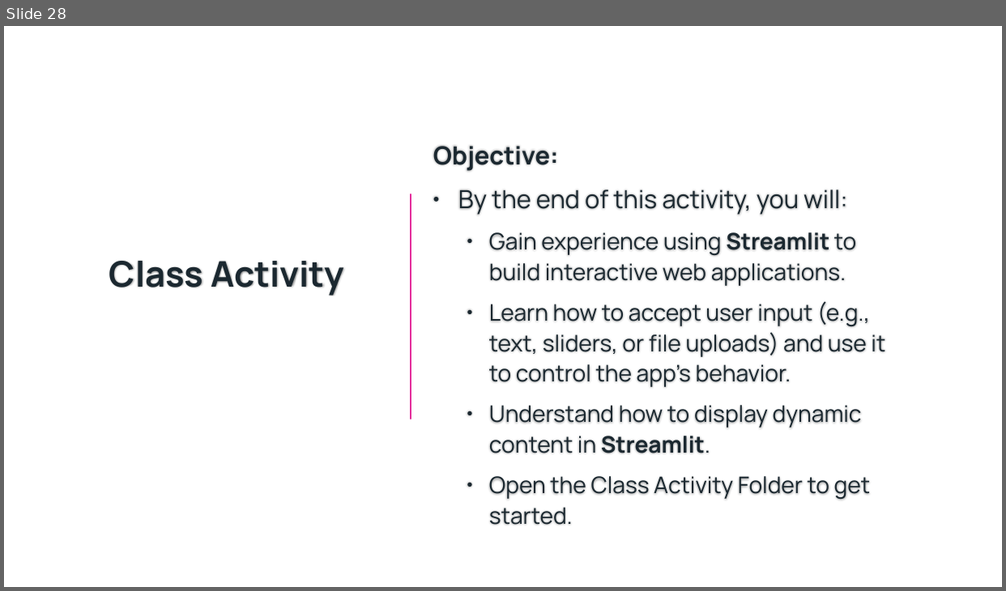
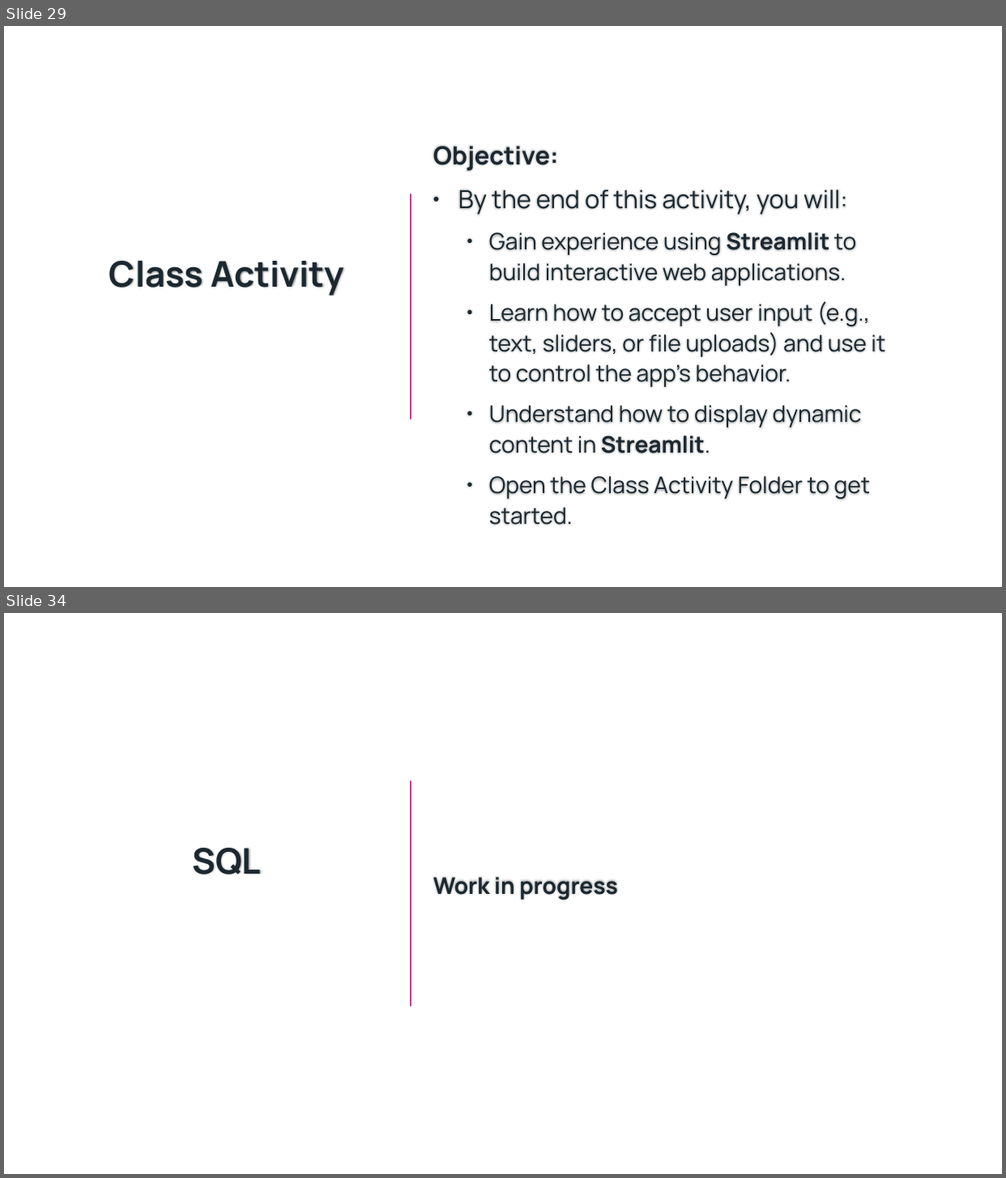
Before and after one commit to Bradford-College/Desigining-User-Interfaces-and-Working-with-Databases, a slide deck: lessonslide.pptx. Shown one above the other, each under a label of ours: slide 28 before the commit, slides 29 and 34 after it; the slides between them are not shown. The pictures are 1006x591 and 1006x1178 pixels, drawn with LibreOffice and Linux fonts; fonts in the diff are those of the drawing; background and template pictures are left out. Boxes give left, top, right and bottom in pixels: in the first picture for what was removed or moved away, otherwise in the second. Text is boxed around its words. In the diff, an @@ line names an element or a change of style, - is before the commit and + after.

```diff
--- a/lessonslide.pptx
+++ b/lessonslide.pptx
@@ slide 34 added at [4,613,1002,1174], background picture (left out) @@
@@ line added from (411, 781) to (411, 1006), #E32D9B 1.5 pt @@
@@ title added at [192,848,261,875], 34 pt, text #1B2830, bold @@
+SQL
@@ text added at [433,877,618,901], 22 pt, text #1B2830, bold @@
+Work in progress
@@ what was slide 28 is now slide 29 @@
```
Also in this commit, not shown: 10 other slides added, 4 other files.
